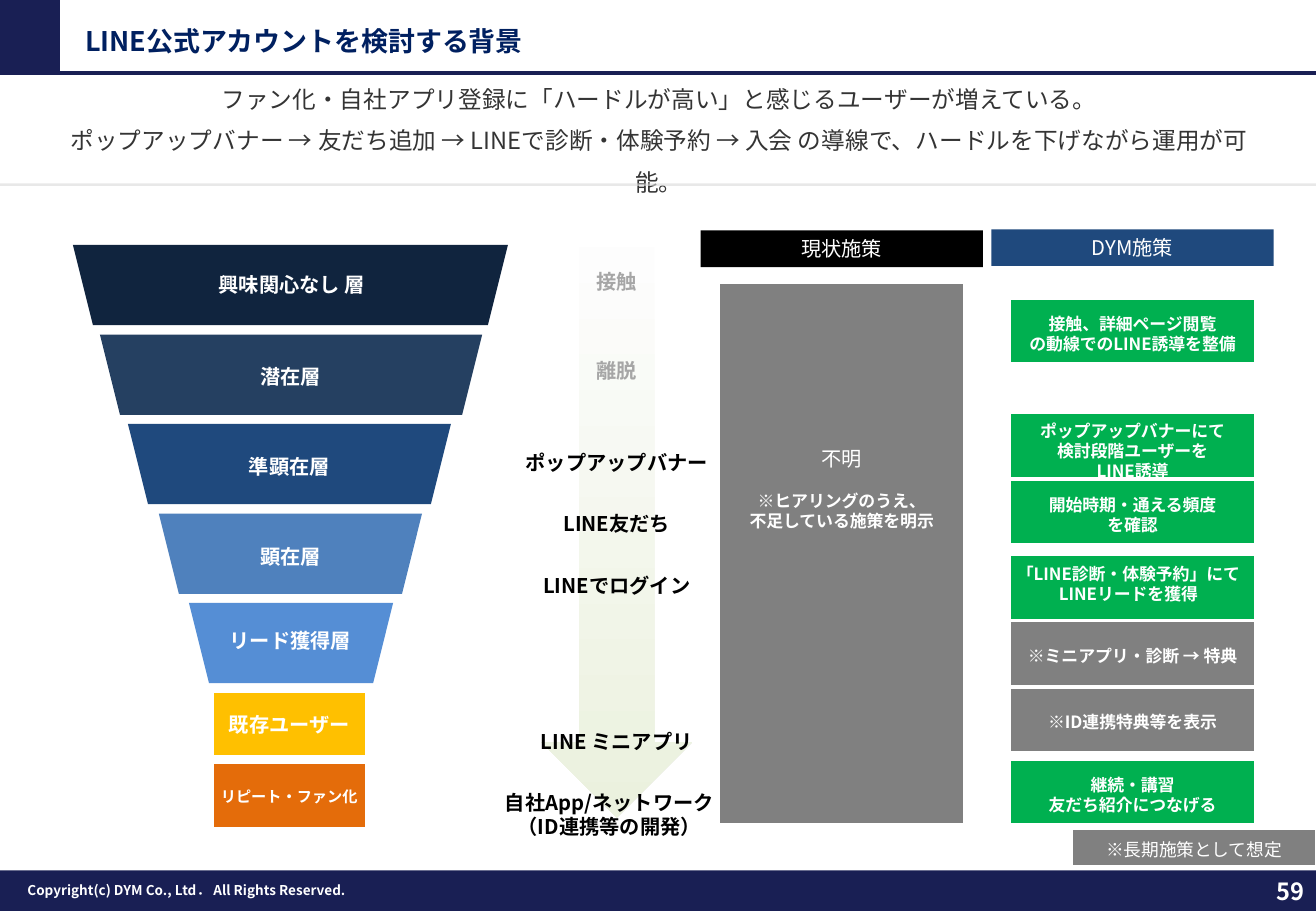
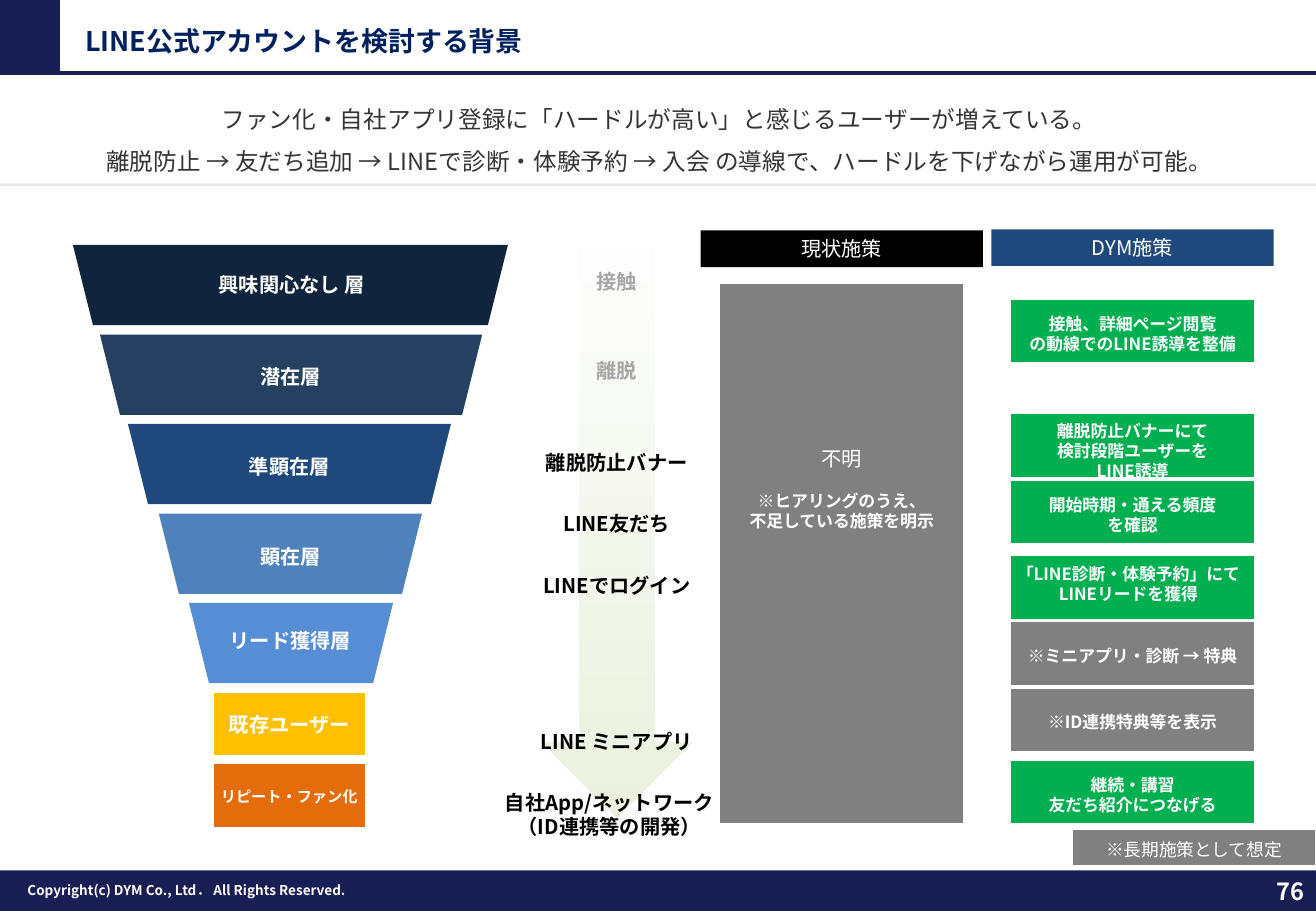
Before and after one commit to tonomura-r-dev/folder, a slide deck: slide 76 of 教育（塾）業界_LINE公式アカウント運用のご提案_新FMT版.pptx (slide 59 before the commit). Drawn at 1316x911 pixels with LibreOffice and Linux fonts; fonts in the diff are those of the drawing; background and template pictures are left out. Boxes give left, top, right and bottom in pixels: in the first picture for what was removed or moved away, otherwise in the second. Text is boxed around its words. In the diff, an @@ line names an element or a change of style, - is before the commit and + after.

```diff
--- a/教育（塾）業界_LINE公式アカウント運用のご提案_新FMT版.pptx
+++ b/教育（塾）業界_LINE公式アカウント運用のご提案_新FMT版.pptx
@@ text at box(106, 150, 1212, 172): text changed @@
-ポップアップバナー → 友だち追加 → LINEで診断・体験予約 → 入会 の導線で、ハードルを下げながら運用が可能。
+離脱防止 → 友だち追加 → LINEで診断・体験予約 → 入会 の導線で、ハードルを下げながら運用が可能。
@@ text at box(1057, 422, 1208, 439): text changed @@
-ポップアップバナーにて
+離脱防止バナーにて
@@ text at box(546, 452, 688, 472): text changed @@
-ポップアップバナー
+離脱防止バナー
@@ page number at box(1276, 882, 1304, 901): text changed @@
-59
+76
```
Also in this commit, not shown: 35 other slides changed, 20 slides added, 4 slides removed, 4 other files.
